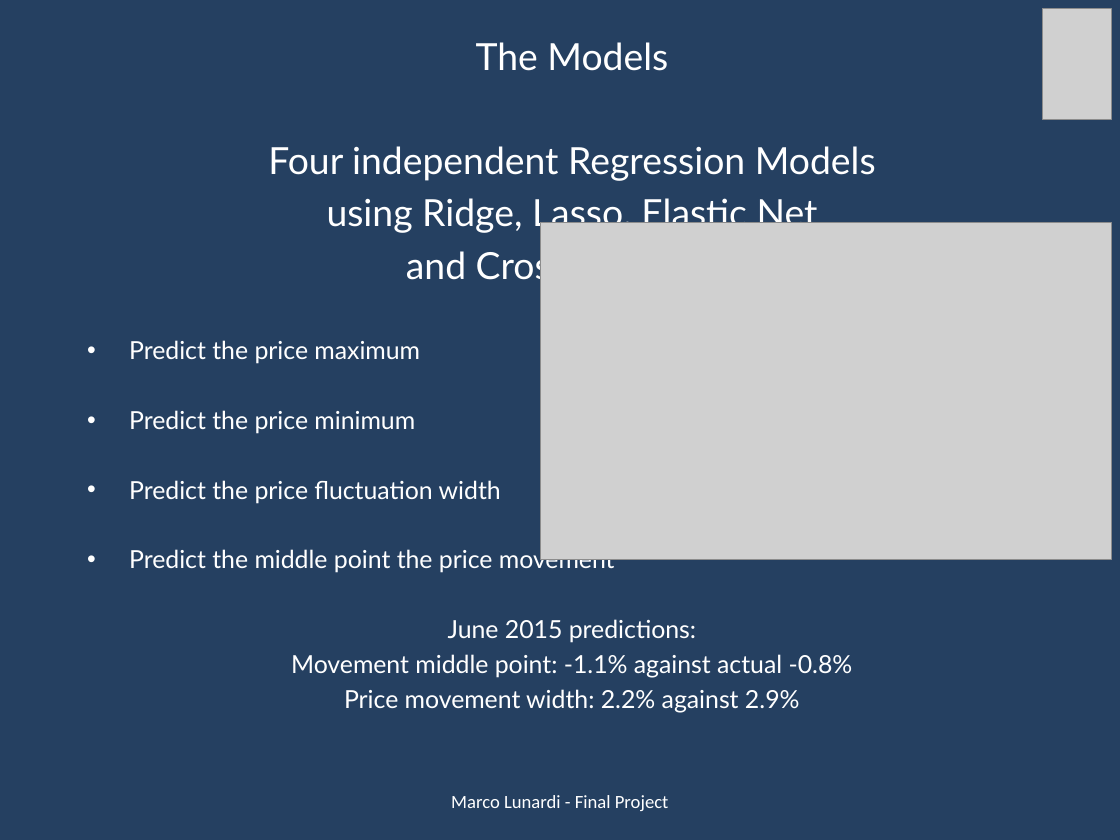
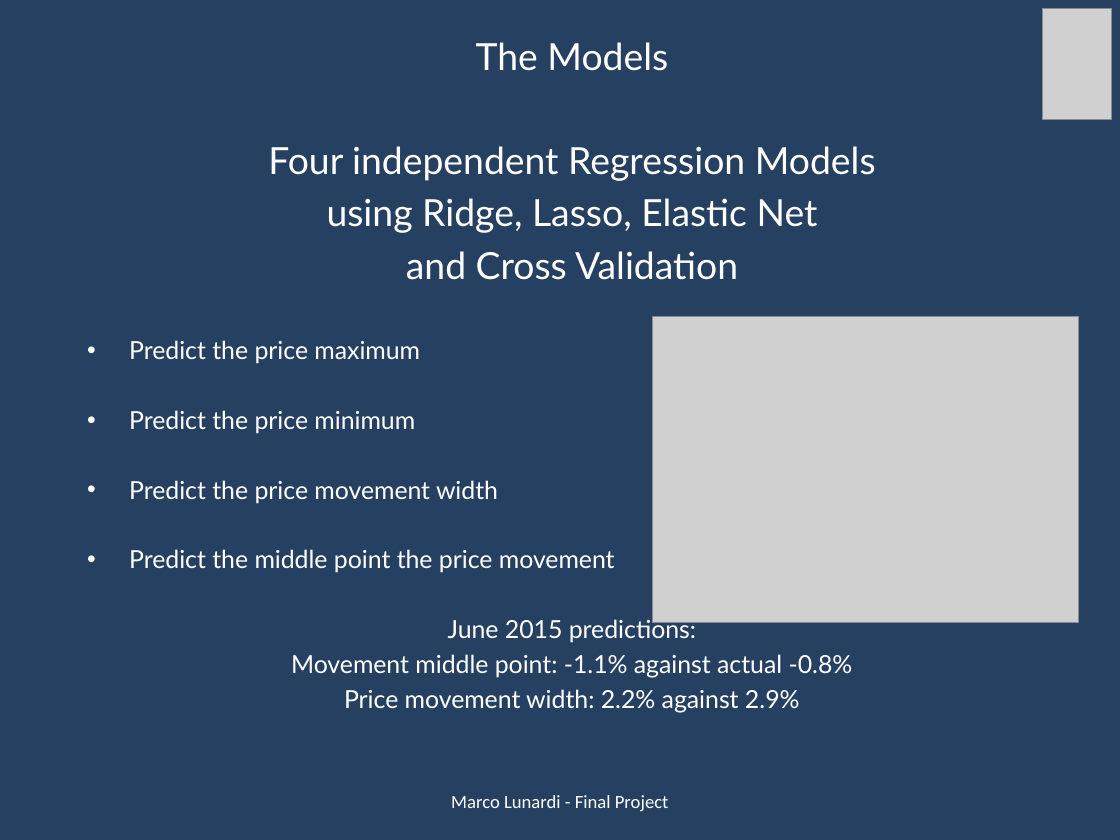
Before and after one commit to marcolunardi/metis, a slide deck: slide 5 of kojak_work/Metis Kojak.pptx. Drawn at 1120x840 pixels with LibreOffice and Linux fonts; fonts in the diff are those of the drawing; grey boxes stand for pictures. Boxes give left, top, right and bottom in pixels: in the first picture for what was removed or moved away, otherwise in the second. Text is boxed around its words. In the diff, an @@ line names an element or a change of style, - is before the commit and + after.

```diff
--- a/kojak_work/Metis Kojak.pptx
+++ b/kojak_work/Metis Kojak.pptx
@@ picture removed at (x1=541, y1=222, x2=1111, y2=559) @@
@@ picture added at (x1=653, y1=316, x2=1079, y2=622) @@
@@ text at (x1=129, y1=480, x2=498, y2=504): text changed @@
-• Predict the price fluctuation width
+• Predict the price movement width
```
Also in this commit, not shown: 5 other slides changed, 1 slide added, 7 other files.
